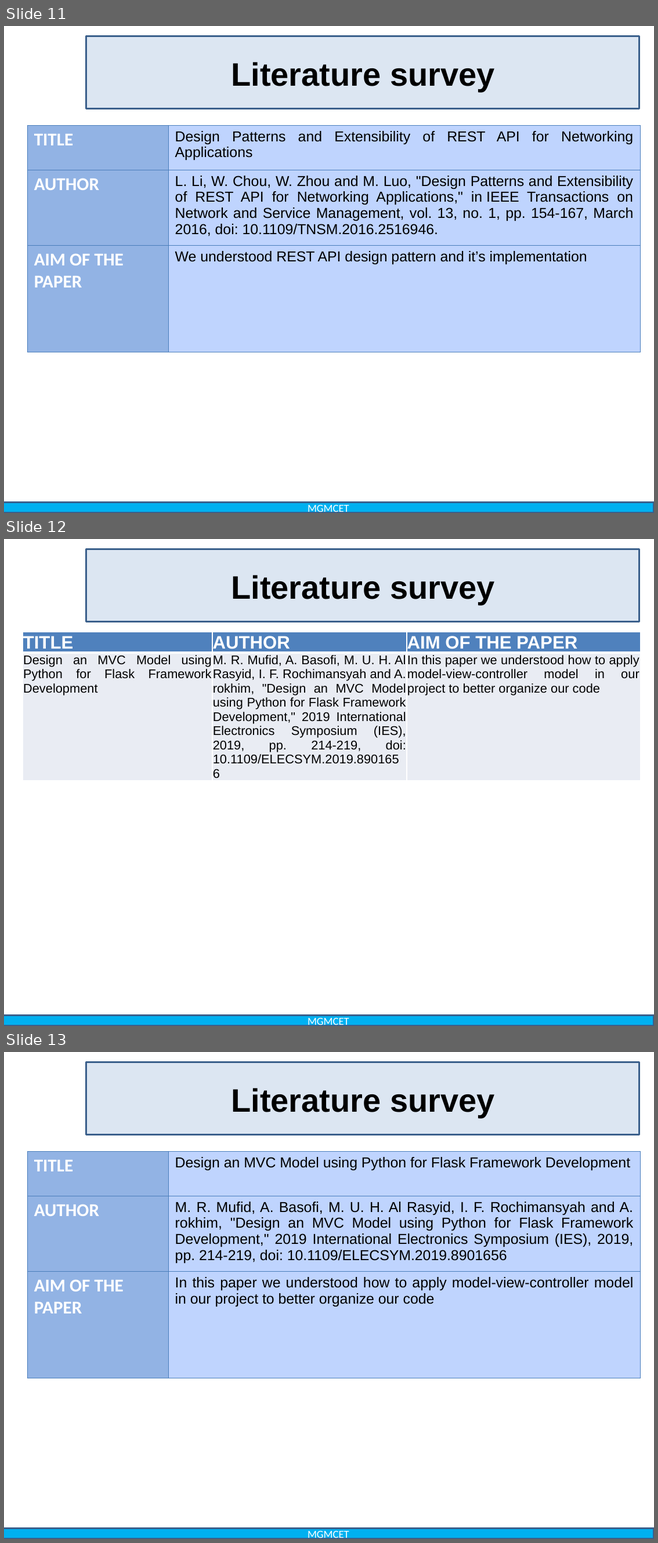
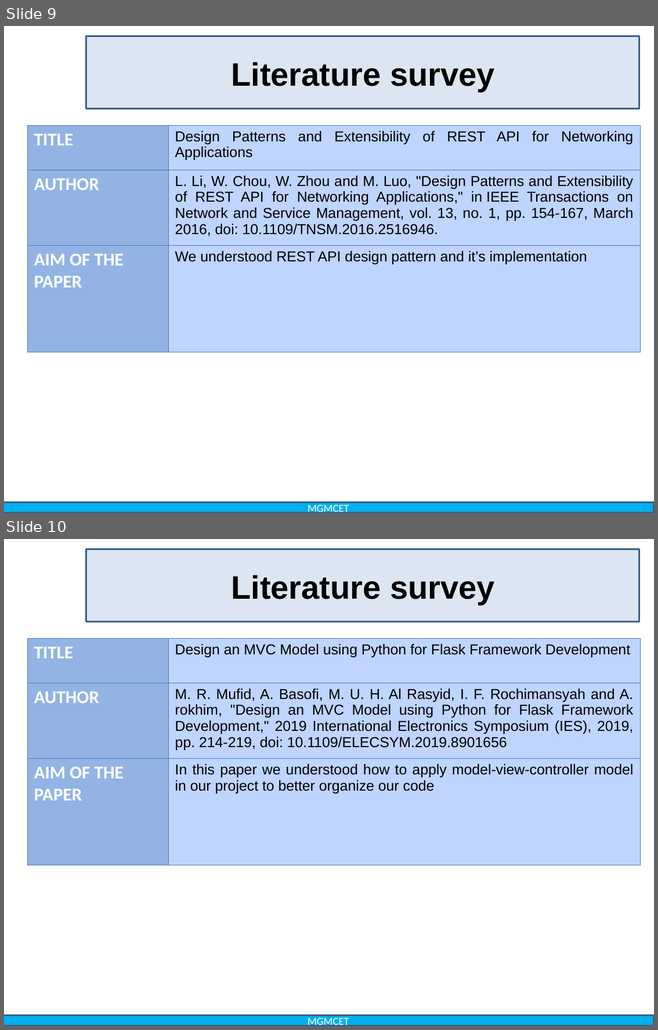
Before and after one commit to pawarherschel/college-project-docs, a slide deck: new ppt.pptx. Shown one above the other, each under a label of ours: slides 11, 12 and 13 before the commit, slides 9 and 10 after it. The pictures are 658x1543 and 658x1030 pixels, drawn with LibreOffice and Linux fonts; fonts in the diff are those of the drawing; background and template pictures are left out. Boxes give left, top, right and bottom in pixels: in the first picture for what was removed or moved away, otherwise in the second. Text is boxed around its words. In the diff, an @@ line names an element or a change of style, - is before the commit and + after.

```diff
--- a/new ppt.pptx
+++ b/new ppt.pptx
@@ slide 12 removed at (4,539,654,1026), background #FFFFFF; not listed: 2 template elements that a slide beside it also shows @@
@@ title removed at (231,575,494,604) @@
-Literature survey
@@ table removed at (23,632,640,777), 2 rows, 3 columns @@
-TITLE | AUTHOR | AIM OF THE PAPER
-Design an MVC Model using Python for Flask Framework Development | M. R. Mufid, A. Basofi, M. U. H. Al Rasyid, I. F. Rochimansyah and A. rokhim, "Design an MVC Model using Python for Flask Framework Development," 2019 International Electronics Symposium (IES), 2019, pp. 214-219, doi: 10.1109/ELECSYM.2019.8901656 | In this paper we understood how to apply model-view-controller model in our project to better organize our code
@@ what was slide 11 is now slide 9 @@
@@ what was slide 13 is now slide 10 @@
```
Also in this commit, not shown: 2 other slides removed, 16 other files.
